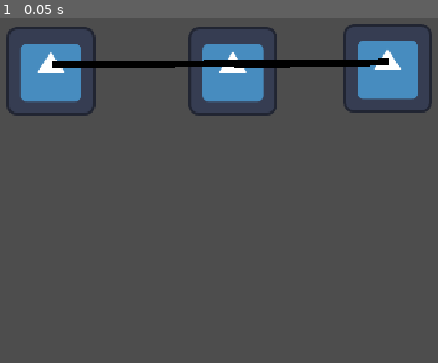
Above: before the commit, frame 1.
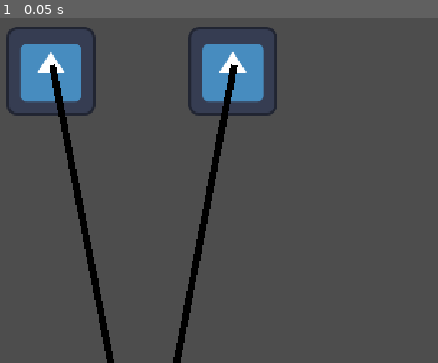
Above: after the commit, the same moment.

Repository: evelicry/Apple-Link
Game: Godot game, scene res://scenes/main.tscn
Two runs of this game, one before a commit and one after it. Both use one fixed random seed, a clock stepped at 60 frames per second and the inputs below. The engine's default icon, where the game draws it, is replaced by a stand-in: a white triangle on a blue panel in a dark square.
Inputs:
- Up to frame 1 (0.05 s): no input

The runs differ from the first frame. In frame 1, 7.2% of the frame differs, in the area x 11-99%, y 1-100%.

Commit message:
line now moves when position changes

Diff:
--- a/clickable.gd
+++ b/clickable.gd
@@ -3,6 +3,8 @@
 ## this is so the line works!!
 ## also so autocomplete works
 class_name  Apple
+
+signal apple_has_moved()
 var points = 0 # This is temporary. I have to figure out how to make a global point system and spawner.
 
 enum AppleType {
@@ -41,3 +43,10 @@
 
 					apple.queue_free()
 					print(points)
+
+func _enter_tree() -> void:
+	set_notify_transform(true)
+# i just learned of this so it should work
+func _notification(what: int) -> void:
+	if what == NOTIFICATION_TRANSFORM_CHANGED:
+		apple_has_moved.emit()
--- a/object_linker.gd
+++ b/object_linker.gd
@@ -1,5 +1,6 @@
 extends Line2D
 ## link's Objects together ([b]and only [code]Apple[/code] in the parent of line[/b])
+## this is poor and quite bad.
 class_name  ObjectLinker
 
 
@@ -7,8 +8,13 @@
 	for i in get_tree().get_nodes_in_group("Apple"):
 		var apple_position:Vector2 = i.get_parent().position
 		if i is Apple:
+			i.apple_has_moved.connect(apple_moved)
 			if i.apple_type == Apple.AppleStatus.HOOKED:
 				if points.has(apple_position) == false:
-
 					print("apple at {0} is now hooked!!", apple_position)
 					add_point(apple_position)
+
+
+
+func apple_moved() -> void:
+	clear_points()
--- a/scenes/main.tscn
+++ b/scenes/main.tscn
@@ -9,7 +9,7 @@
 position = Vector2(236, 228)
 
 [node name="Object2" parent="." unique_id=218872012 instance=ExtResource("1_ig7tw")]
-position = Vector2(721, 224)
+position = Vector2(368, 900)
 
 [node name="Object3" parent="." unique_id=304081373 instance=ExtResource("1_ig7tw")]
 position = Vector2(498, 228)
